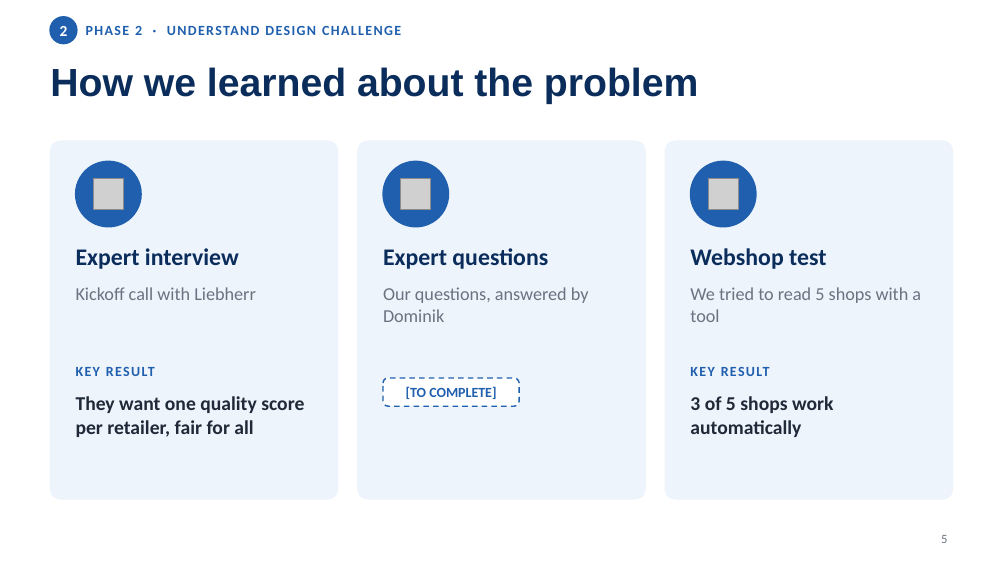
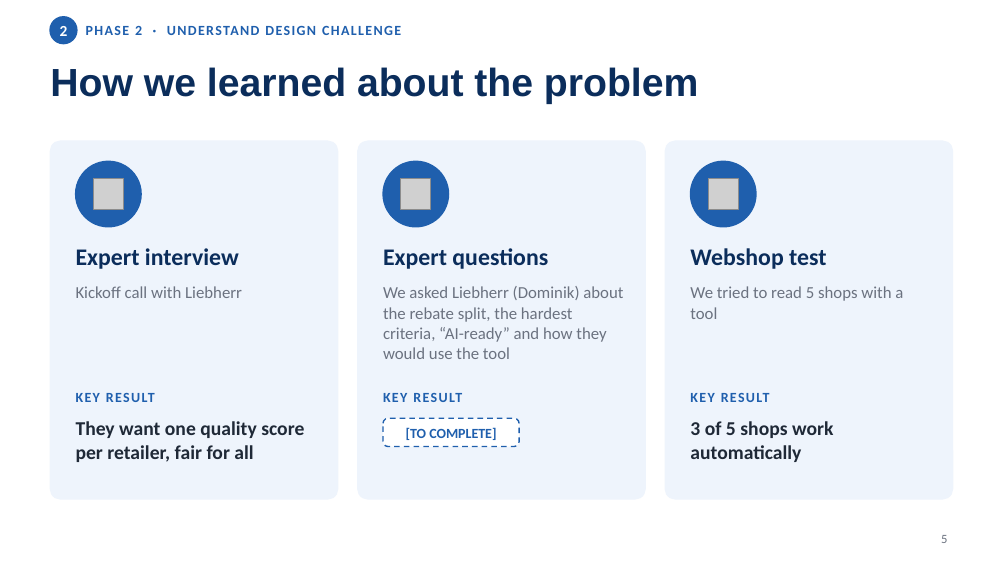
Before and after one commit to niv1999/liebherr-hackathon-2026, a slide deck: slide 5 of Liebherr5_DesignThinking_Journey.pptx. Drawn at 1008x567 pixels with LibreOffice and Linux fonts; fonts in the diff are those of the drawing; grey boxes stand for pictures. Boxes give left, top, right and bottom in pixels: in the first picture for what was removed or moved away, otherwise in the second. Text is boxed around its words. In the diff, an @@ line names an element or a change of style, - is before the commit and + after.

```diff
--- a/Liebherr5_DesignThinking_Journey.pptx
+++ b/Liebherr5_DesignThinking_Journey.pptx
@@ text "Kickoff call with Liebherr" at (76,286,242,298): size 13 to 12 pt @@
@@ text at (383,286,623,359): text changed; size 13 to 12 pt @@
-Our questions, answered by Dominik
+We asked Liebherr (Dominik) about the rebate split, the hardest criteria, “AI-ready” and how they would use the tool
@@ text "We tried to read 5 ..." at (690,286,903,319): size 13 to 12 pt @@
@@ text "KEY RESULT": place and size @@
-text "KEY RESULT" at (76,367,155,376)
+text "KEY RESULT" at (76,393,155,402)
@@ text "KEY RESULT": place and size @@
-text "KEY RESULT" at (690,367,770,376)
+text "KEY RESULT" at (690,393,770,402)
@@ text "They want one quality score ...": place and size @@
-text "They want one quality score ..." at (76,396,304,437)
+text "They want one quality score ..." at (76,421,304,462)
@@ text "[TO COMPLETE]": place and size @@
-text "[TO COMPLETE]" at (406,386,496,399)
+text "[TO COMPLETE]" at (406,427,496,440)
@@ rounded rectangle: place and size @@
-rounded rectangle at (383,378,519,406)
+rounded rectangle at (383,418,519,447)
@@ text added at (383,393,462,402), 10 pt, text #1F5FAD, bold @@
+KEY RESULT
@@ text "3 of 5 shops work ...": place and size @@
-text "3 of 5 shops work ..." at (690,396,833,437)
+text "3 of 5 shops work ..." at (690,421,833,462)
```
Also in this commit, not shown: 4 other slides changed, 1 other file.
